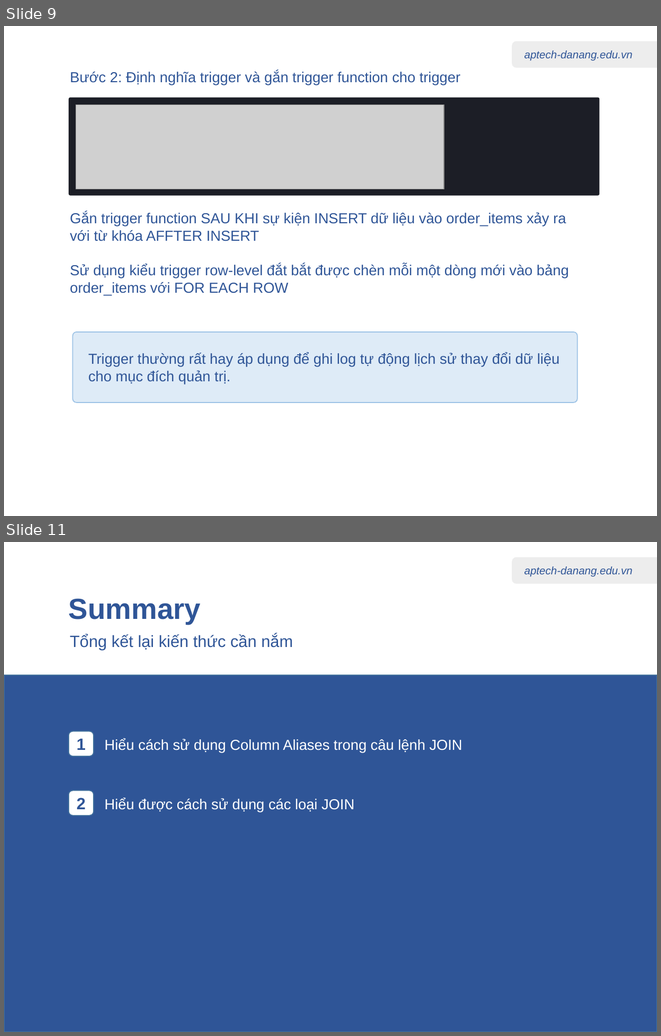
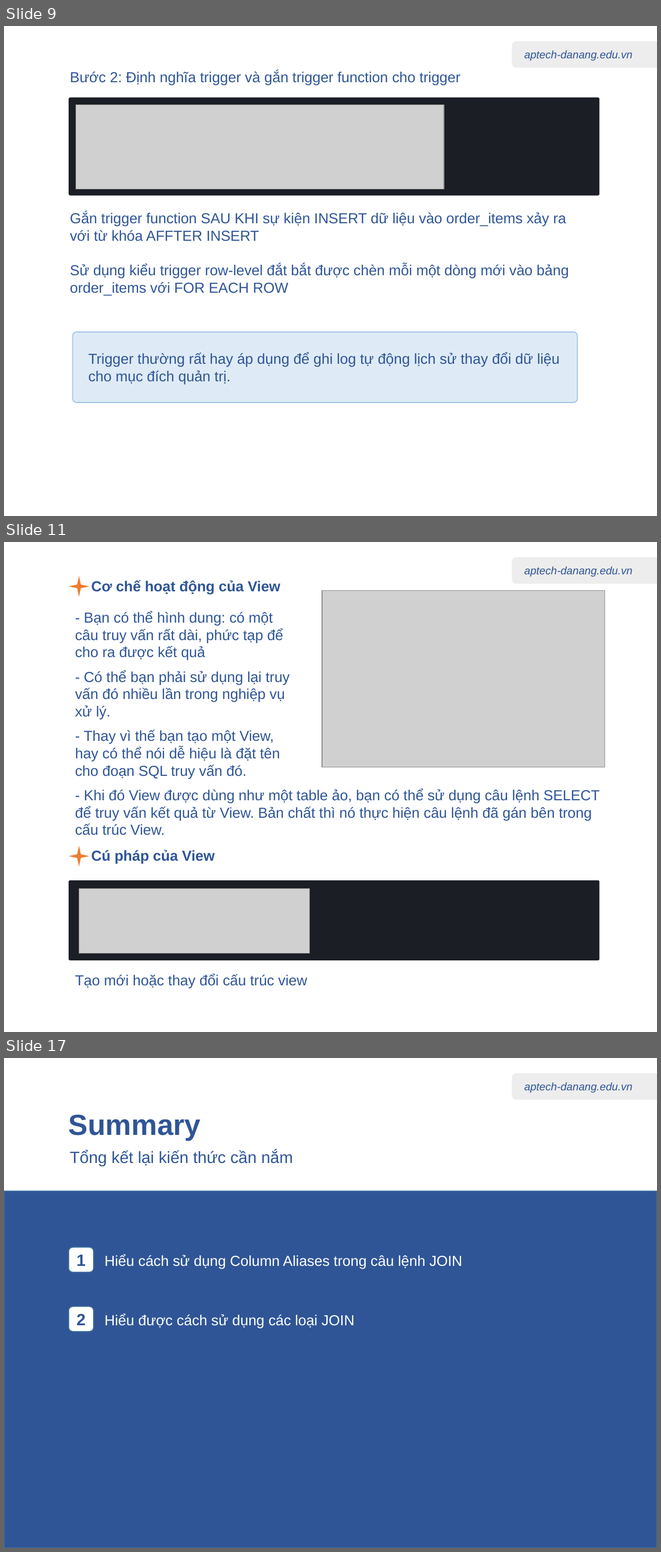
Before and after one commit to nhannn87dn/Learn-PostgreSQL, a slide deck: 01.Lessions/09-Stored-procedures-Triggers-Views/09-Stored-procedures-Triggers-Views.pptx. Shown one above the other, each under a label of ours: slides 9 and 11 before the commit, slides 9, 11 and 17 after it; the slides between them are not shown. The pictures are 661x1036 and 661x1552 pixels, drawn with LibreOffice and Linux fonts; fonts in the diff are those of the drawing; grey boxes stand for pictures. Boxes give left, top, right and bottom in pixels: in the first picture for what was removed or moved away, otherwise in the second. Text is boxed around its words. In the diff, an @@ line names an element or a change of style, - is before the commit and + after.

```diff
--- a/01.Lessions/09-Stored-procedures-Triggers-Views/09-Stored-procedures-Triggers-Views.pptx
+++ b/01.Lessions/09-Stored-procedures-Triggers-Views/09-Stored-procedures-Triggers-Views.pptx
@@ slide 11 added at box(4, 542, 657, 1032), background #FFFFFF; not listed: 2 template elements that a slide beside it also shows @@
@@ star added at box(69, 576, 89, 597), fill #ED7D31 @@
@@ text added at box(91, 580, 281, 594), 16 pt, text #2F5597, bold @@
+Cơ chế hoạt động của View
@@ picture added at box(322, 590, 604, 767) @@
@@ text added at box(75, 611, 283, 660), 16 pt, text #2F5597 @@
+- Bạn có thể hình dung: có một câu truy vấn rất dài, phức tạp để cho ra được kết quả
@@ text added at box(75, 670, 290, 720), 16 pt, text #2F5597 @@
+- Có thể bạn phải sử dụng lại truy vấn đó nhiều lần trong nghiệp vụ xử lý.
@@ text added at box(75, 730, 280, 778), 16 pt, text #2F5597 @@
+- Thay vì thế bạn tạo một View, hay có thể nói dễ hiệu là đặt tên cho đoạn SQL truy vấn đó.
@@ text added at box(75, 788, 600, 835), 16 pt, text #2F5597 @@
+- Khi đó View được dùng như một table ảo, bạn có thể sử dụng câu lệnh SELECT để truy vấn kết quả từ View. Bản chất thì nó thực hiện câu lệnh đã gán bên trong cấu trúc View.
@@ star added at box(69, 846, 89, 866), fill #ED7D31 @@
@@ text added at box(91, 849, 215, 864), 16 pt, text #2F5597, bold @@
+Cú pháp của View
@@ rounded rectangle added at box(69, 880, 600, 960), fill #1C1E26 @@
@@ picture added at box(79, 888, 310, 953) @@
@@ text added at box(75, 973, 307, 988), 16 pt, text #2F5597 @@
+Tạo mới hoặc thay đổi cấu trúc view
@@ what was slide 11 is now slide 17 @@
```
Also in this commit, not shown: 6 other slides added, 1 slide removed, 2 other files.
